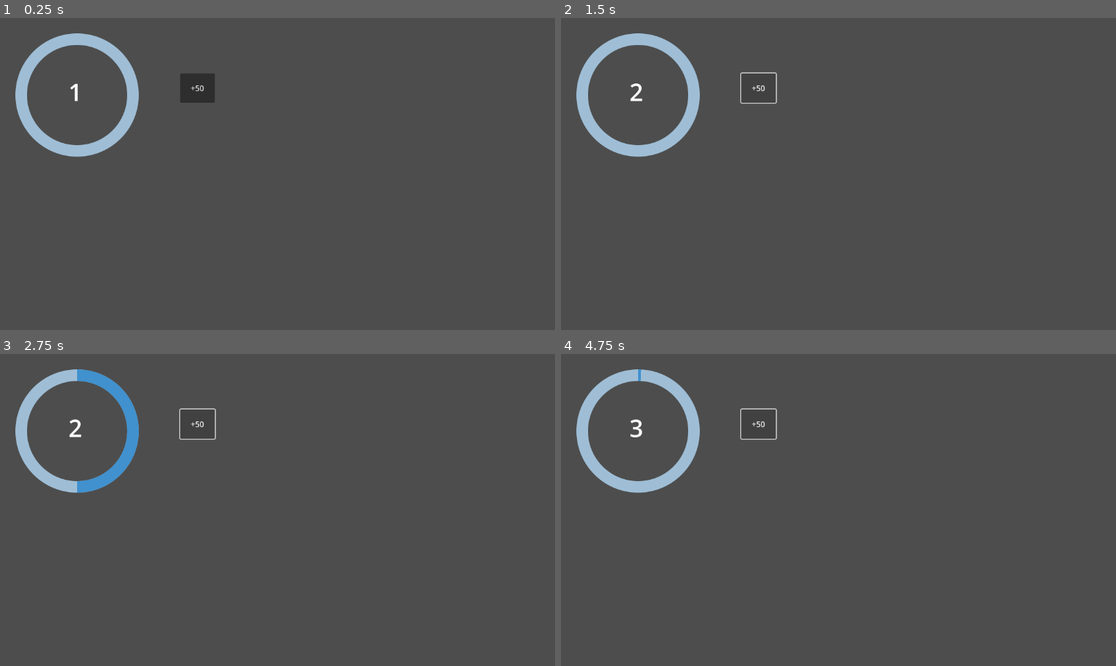
Above: before the commit, frames 1-4 (two rows, left to right).
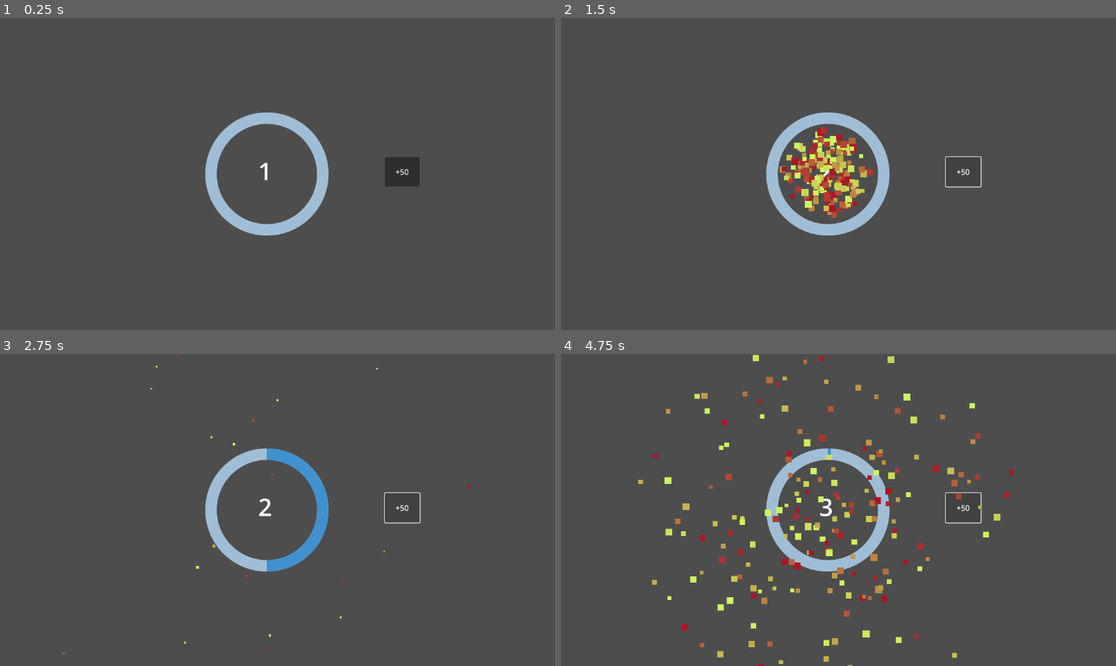
Above: after the commit, the same moments.

Repository: Nickk1z/workspace
Game: Godot game, scene res://Atividade_18/atividade_18.tscn
Two runs of this game, one before a commit and one after it. Both use one fixed random seed, a clock stepped at 60 frames per second and the inputs below. This scene is started directly instead of the project's main scene.
Inputs:
- Up to frame 1 (0.25 s): no input
- Up to frame 2 (1.5 s): click "+50" at 0.5 s; click "+50" at 1.25 s
- Up to frame 3 (2.75 s): click "+50" at 2 s
- Up to frame 4 (4.75 s): tap Enter at 3.5 s; tap Space at 4.25 s

The runs differ from the first frame. In frame 1, 6.1% of the frame differs, in the area x 2-76%, y 4-70%; in frame 2, 7.4%; in frame 3, 5.3%; in frame 4, 8.3%, in the area x 2-82%, y 0-100%.

Commit message:
particles_add

Diff:
--- a/workspace_godot/Atividade_18/atividade_18.gd
+++ b/workspace_godot/Atividade_18/atividade_18.gd
@@ -18,5 +18,4 @@
 		$TextureProgressBar.value = 0
 		$TextureProgressBar/Label.text = str(nivel)
 		$TextureProgressBar.max_value = $TextureProgressBar.max_value * 1.1
-
-	pass # Replace with function body.
+		$CPUParticles2D.emitting = true
--- a/workspace_godot/Atividade_18/atividade_18.tscn
+++ b/workspace_godot/Atividade_18/atividade_18.tscn
@@ -1,8 +1,21 @@
-[gd_scene load_steps=4 format=3 uid="uid://dqpdnbv1jgtm"]
+[gd_scene load_steps=7 format=3 uid="uid://dqpdnbv1jgtm"]
 
 [ext_resource type="Script" uid="uid://br7g7x5oh1hum" path="res://Atividade_18/atividade_18.gd" id="1_58hhj"]
 [ext_resource type="Texture2D" uid="uid://dh4o1qybjgai0" path="res://Atividade_18/circle-regular-full (1).svg" id="2_e2snv"]
 [ext_resource type="Texture2D" uid="uid://0m3p4q5php44" path="res://Atividade_18/circle-regular-full.svg" id="3_le720"]
+
+[sub_resource type="Curve" id="Curve_58hhj"]
+_limits = [-200.0, 200.0, 0.0, 1.0]
+_data = [Vector2(0.00617285, 164.045), 0.0, 0.0, 0, 0, Vector2(0.975309, 24.7191), 0.0, 0.0, 0, 0]
+point_count = 2
+
+[sub_resource type="Curve" id="Curve_e2snv"]
+_data = [Vector2(0, 1), 0.0, 0.0, 0, 0, Vector2(1, 0.235955), 0.0, 0.0, 0, 0]
+point_count = 2
+
+[sub_resource type="Gradient" id="Gradient_58hhj"]
+offsets = PackedFloat32Array(0.132353, 0.838235)
+colors = PackedColorArray(0.667351, 0.0907223, 0.149684, 1, 0.809482, 0.957388, 0.368871, 1)
 
 [node name="Atividade18" type="Control"]
 layout_mode = 3
@@ -15,8 +28,10 @@
 
 [node name="TextureProgressBar" type="TextureProgressBar" parent="."]
 layout_mode = 0
-offset_right = 547.0
-offset_bottom = 340.0
+offset_left = 394.0
+offset_top = 164.0
+offset_right = 1034.0
+offset_bottom = 804.0
 scale = Vector2(0.5, 0.5)
 fill_mode = 4
 texture_under = ExtResource("2_e2snv")
@@ -33,16 +48,34 @@
 
 [node name="Button" type="Button" parent="."]
 layout_mode = 0
-offset_left = 374.0
-offset_top = 115.0
-offset_right = 446.0
-offset_bottom = 176.0
+offset_left = 799.0
+offset_top = 289.0
+offset_right = 871.0
+offset_bottom = 350.0
 text = "+50"
 
 [node name="Timer" type="Timer" parent="."]
 wait_time = 0.3
 autostart = true
 
+[node name="CPUParticles2D" type="CPUParticles2D" parent="."]
+position = Vector2(549, 322)
+emitting = false
+amount = 200
+lifetime = 2.0
+one_shot = true
+explosiveness = 1.0
+spread = 180.0
+gravity = Vector2(0, 0)
+initial_velocity_min = 30.0
+initial_velocity_max = 100.0
+radial_accel_max = 25.0
+radial_accel_curve = SubResource("Curve_58hhj")
+scale_amount_min = 8.0
+scale_amount_max = 16.0
+scale_amount_curve = SubResource("Curve_e2snv")
+color_initial_ramp = SubResource("Gradient_58hhj")
+
 [connection signal="value_changed" from="TextureProgressBar" to="." method="_on_texture_progress_bar_value_changed"]
 [connection signal="pressed" from="Button" to="." method="_on_button_pressed"]
 [connection signal="timeout" from="Timer" to="." method="_on_timer_timeout"]
--- /dev/null
+++ b/workspace_godot/Atividade_18/burst-solid-full.svg
@@ -0,0 +1 @@
+<svg xmlns="http://www.w3.org/2000/svg" viewBox="0 0 640 640"><!--!Font Awesome Free 7.0.1 by @fontawesome - https://fontawesome.com License - https://fontawesome.com/license/free Copyright 2025 Fonticons, Inc.--><path d="M101.6 68.2C92 61.7 79.2 62.9 71 71C62.8 79.1 61.7 92 68.2 101.6L180.2 264.9L80.6 297.2C70.7 300.4 64 309.6 64 320C64 330.4 70.7 339.6 80.6 342.8L183.7 376.2L130.8 476.8C125.9 486.1 127.6 497.5 135.1 504.9C142.6 512.3 153.9 514.1 163.2 509.2L263.8 456.3L297.2 559.4C300.4 569.3 309.6 576 320 576C330.4 576 339.6 569.3 342.8 559.4L376.2 456.3L476.8 509.2C486.1 514.1 497.5 512.4 504.9 504.9C512.3 497.4 514.1 486.1 509.2 476.8L456.3 376.2L559.4 342.8C569.3 339.6 576 330.4 576 320C576 309.6 569.3 300.4 559.4 297.2L452.9 262.7L478.6 192.3C481.8 183.5 479.6 173.7 473 167.1C466.4 160.5 456.6 158.3 447.8 161.5L377.4 187.2L342.9 80.7C339.6 70.7 330.4 64 320 64C309.6 64 300.4 70.7 297.2 80.6L264.9 180.2L101.6 68.2z"/></svg>
--- /dev/null
+++ b/workspace_godot/Atividade_18/cpu_particles_2d.gd
@@ -0,0 +1,21 @@
+extends CPUParticles2D
+
+var current_level := 1
+var current_xp := 0
+var xp_to_next_level := 100
+
+func add_xp(amount):
+	current_xp += amount
+	if current_xp >= xp_to_next_level:
+		level_up()
+
+func level_up():
+	current_level += 1
+	current_xp = 0
+	xp_to_next_level += 50  # Exemplo: aumenta a dificuldade
+
+	# Dispara partículas de comemoração
+	var particles = preload("res://atividade_21/cpu_particles_2d.tscn").instantiate()
+	add_child(particles)
+	particles.position = Vector2(640, 360) # centro da tela, ajuste para onde quiser
+	particles.emitting = true
--- /dev/null
+++ b/workspace_godot/Atividade_18/cpu_particles_2d.tscn
@@ -0,0 +1,15 @@
+[gd_scene load_steps=2 format=3 uid="uid://c788rrgo8t3v0"]
+
+[sub_resource type="Gradient" id="Gradient_5arfe"]
+offsets = PackedFloat32Array(0, 0.0220588, 0.985294, 1)
+colors = PackedColorArray(0, 0, 0, 1, 0.116769, 0.128207, 0.011556, 1, 0.823528, 0.904199, 0.0815005, 1, 1, 1, 1, 1)
+
+[node name="CPUParticles2D" type="CPUParticles2D"]
+emitting = false
+amount = 100
+lifetime = 1.5
+one_shot = true
+explosiveness = 1.0
+gravity = Vector2(0, 300)
+scale_amount_min = 0.5
+color_ramp = SubResource("Gradient_5arfe")
Not shown, added: workspace_godot/Atividade_18/burst-solid-full.svg.import
Not shown, added: workspace_godot/Atividade_18/cpu_particles_2d.gd.uid
